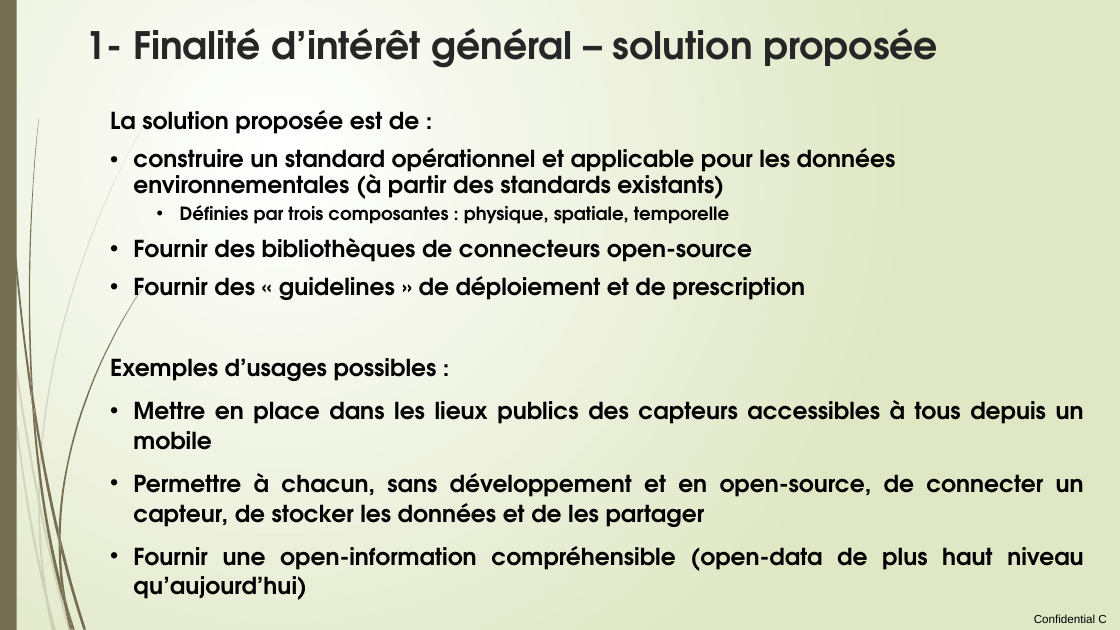
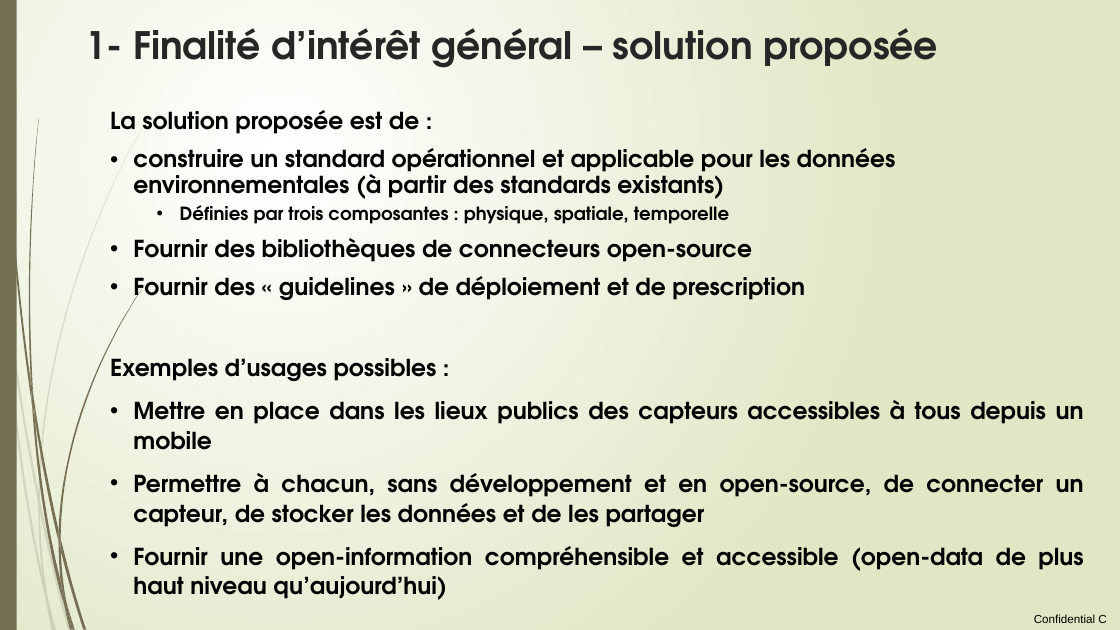
Before and after one commit to loco-philippe/Environmental-Sensing, a slide deck: slide 14 of documentation/initiative citoyenne.pptx (slide 13 before the commit). Drawn at 1120x630 pixels with LibreOffice and Linux fonts; fonts in the diff are those of the drawing. Boxes give left, top, right and bottom in pixels: in the first picture for what was removed or moved away, otherwise in the second. Text is boxed around its words. In the diff, an @@ line names an element or a change of style, - is before the commit and + after.

```diff
--- a/documentation/initiative citoyenne.pptx
+++ b/documentation/initiative citoyenne.pptx
@@ text at bbox=[133, 546, 1083, 600]: text changed @@
-• Fournir une open-information compréhensible (open-data de plus haut niveau qu’aujourd’hui)
+• Fournir une open-information compréhensible et accessible (open-data de plus haut niveau qu’aujourd’hui)
```
Also in this commit, not shown: 18 other slides changed, 1 slide added, 1 other file.
